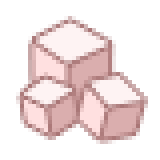
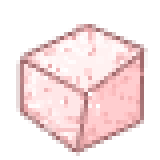
The second 160x160 image is a revision of the first. Changes to its layers:
added group "tofu 2" with 4 layers above "tofu" over [20, 24, 144, 152]
added layer "Слой 5" in group "tofu 2" over [20, 24, 144, 148]
added layer "Фигура 3 (копия) 3" in group "tofu 2" over [24, 28, 144, 92]
added layer "Фигура 2 (копия) 3" in group "tofu 2" over [80, 48, 144, 148]
added layer "Фигура 1 (копия) 3" in group "tofu 2" over [20, 60, 92, 152]
hid group "tofu" (9 layers) over [16, 16, 148, 152]
painted on "Фигура 3 (копия)" over [88, 76, 148, 112]
painted on "Фигура 2 (копия)" over [100, 100, 148, 144]
painted on "Фигура 1 (копия)" over [72, 84, 116, 152]
painted on "Фигура 3" over [16, 76, 76, 112]
painted on "Фигура 2" over [40, 88, 80, 148]
painted on "Фигура 1" over [16, 92, 56, 140]
painted on "Фигура 3 (копия) 2" over [20, 16, 116, 64]
painted on "Фигура 2 (копия) 2" over [64, 36, 112, 112]
painted on "Фигура 1 (копия) 2" over [20, 36, 72, 116]
